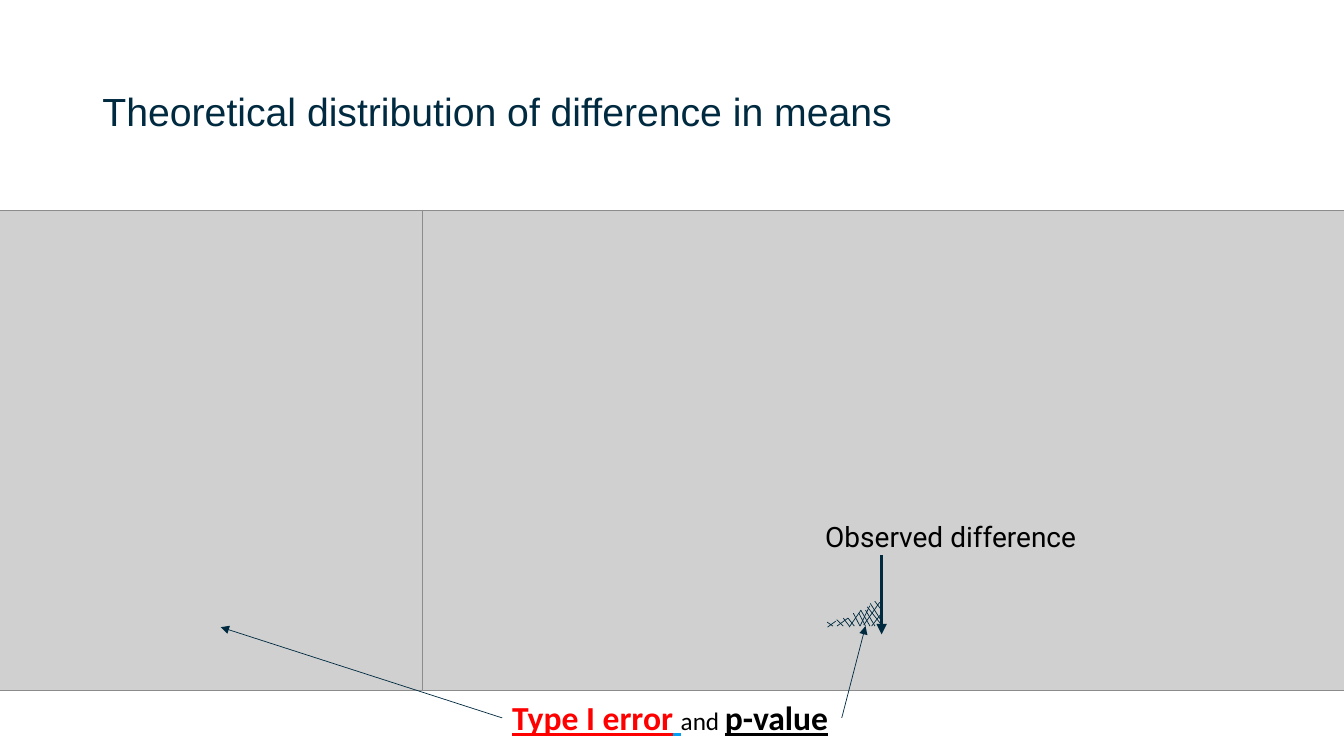
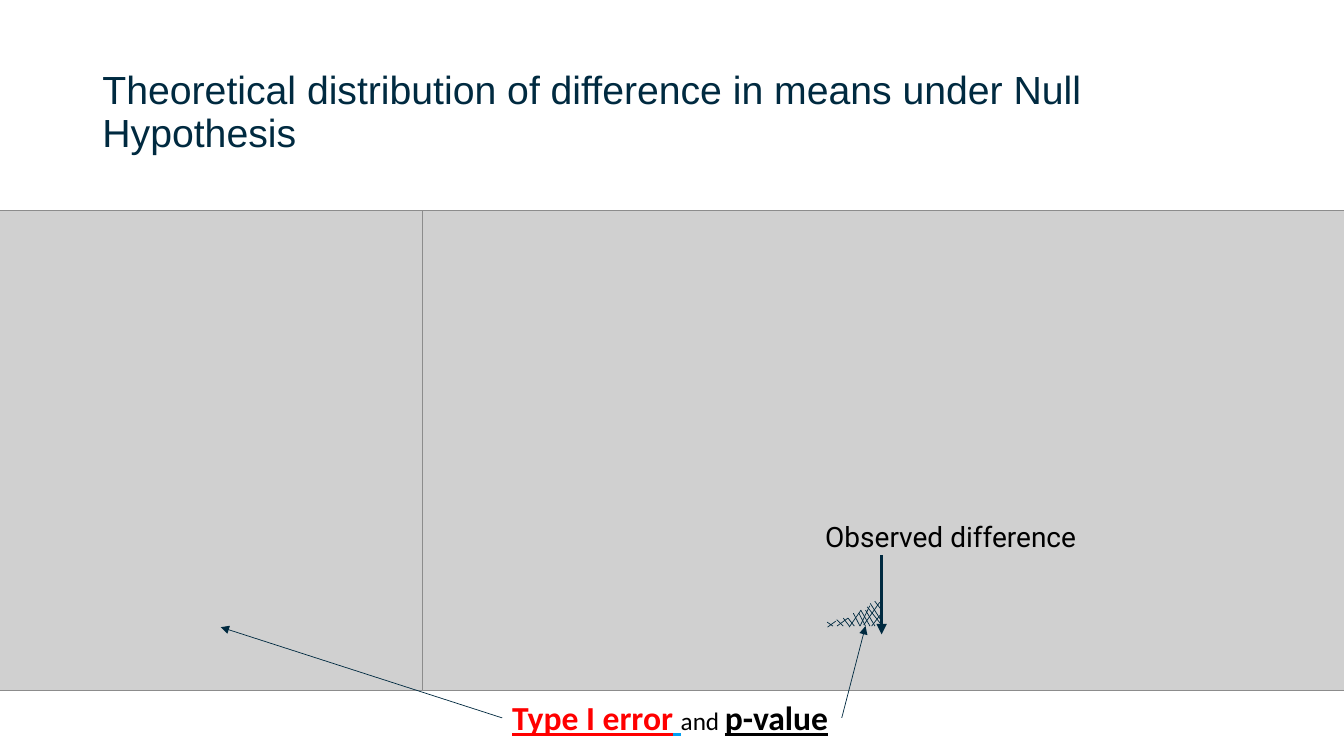
Before and after one commit to gladstone-institutes/Bioinformatics-Workshops, a slide deck: slide 27 of hypothesis-testing/HypothesisTesting.pptx (slide 24 before the commit). Drawn at 1344x756 pixels with LibreOffice and Linux fonts; fonts in the diff are those of the drawing; grey boxes stand for pictures. Boxes give left, top, right and bottom in pixels: in the first picture for what was removed or moved away, otherwise in the second. Text is boxed around its words. In the diff, an @@ line names an element or a change of style, - is before the commit and + after.

```diff
--- a/hypothesis-testing/HypothesisTesting.pptx
+++ b/hypothesis-testing/HypothesisTesting.pptx
@@ title at <box>102,75,1081,155</box>: text changed @@
-Theoretical distribution of difference in means
+Theoretical distribution of difference in means under Null Hypothesis
```
Also in this commit, not shown: 8 other slides changed, 6 slides added.
